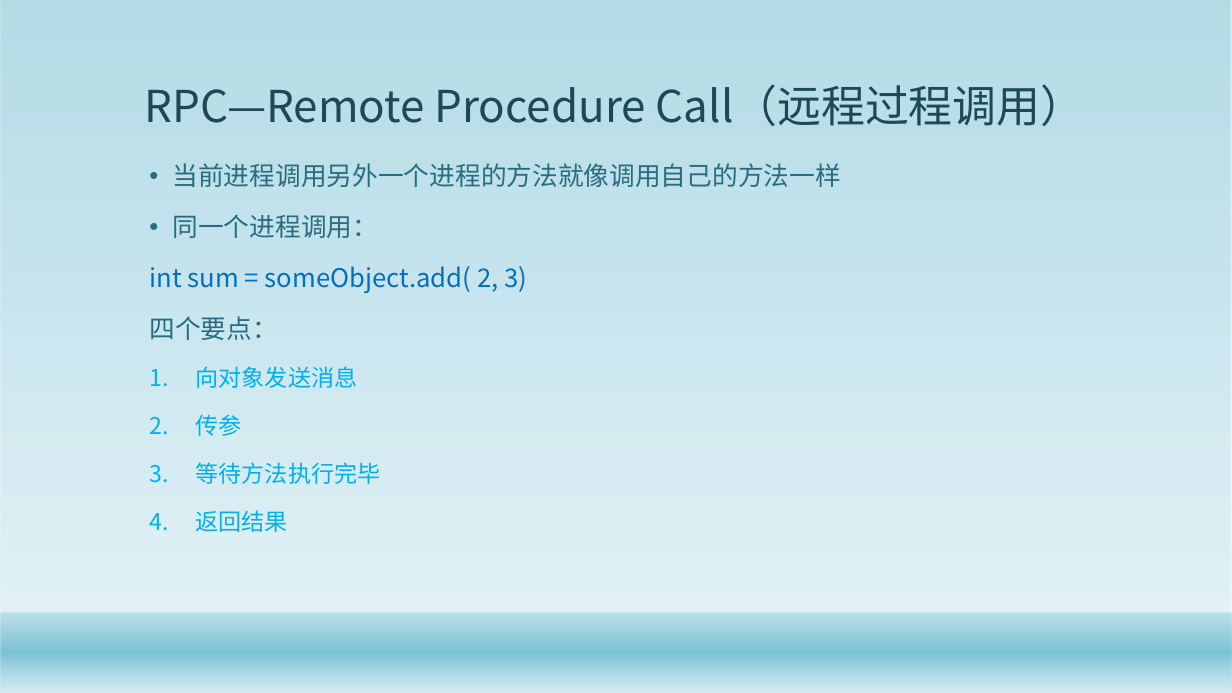
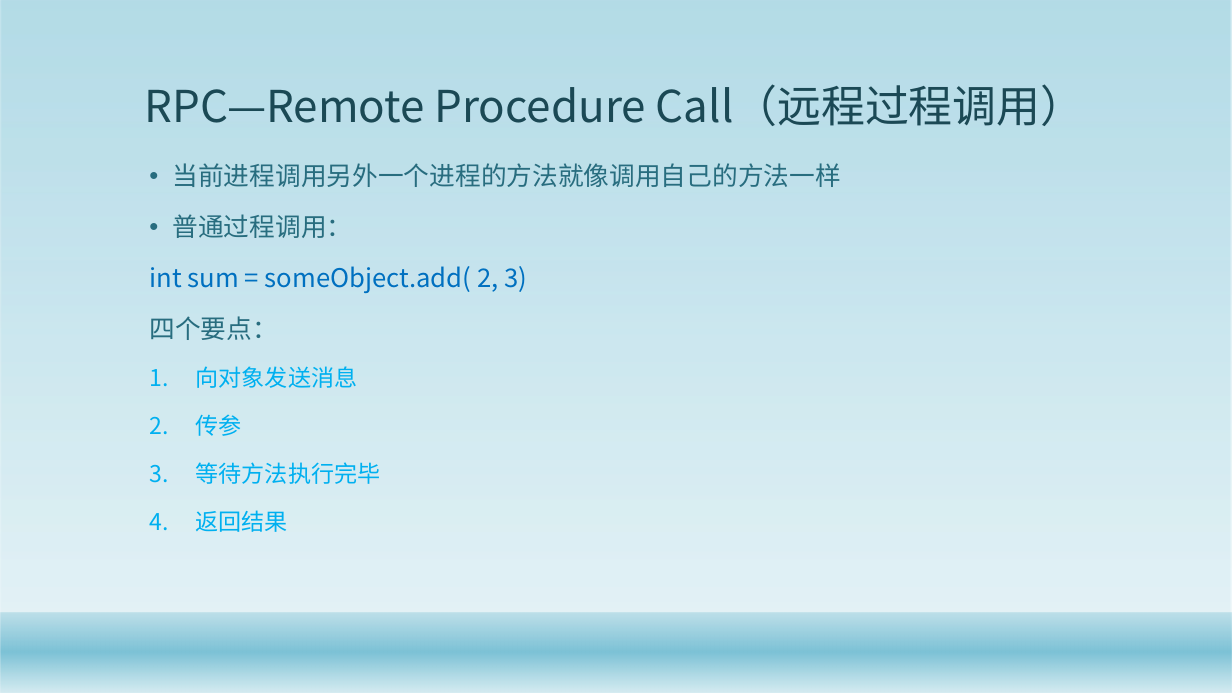
Before and after one commit to gaozhuo/binder-, a slide deck: slide 3 of 技术分享.pptx. Drawn at 1232x693 pixels with LibreOffice and Linux fonts; fonts in the diff are those of the drawing; background and template pictures are left out. Boxes give left, top, right and bottom in pixels: in the first picture for what was removed or moved away, otherwise in the second. Text is boxed around its words. In the diff, an @@ line names an element or a change of style, - is before the commit and + after.

```diff
--- a/技术分享.pptx
+++ b/技术分享.pptx
@@ text at [173,214,353,238]: text changed @@
-• 同一个进程调用：
+• 普通过程调用：
```
Also in this commit, not shown: 3 other slides changed, 14 slides added, 17 slides removed, 10 other files.
